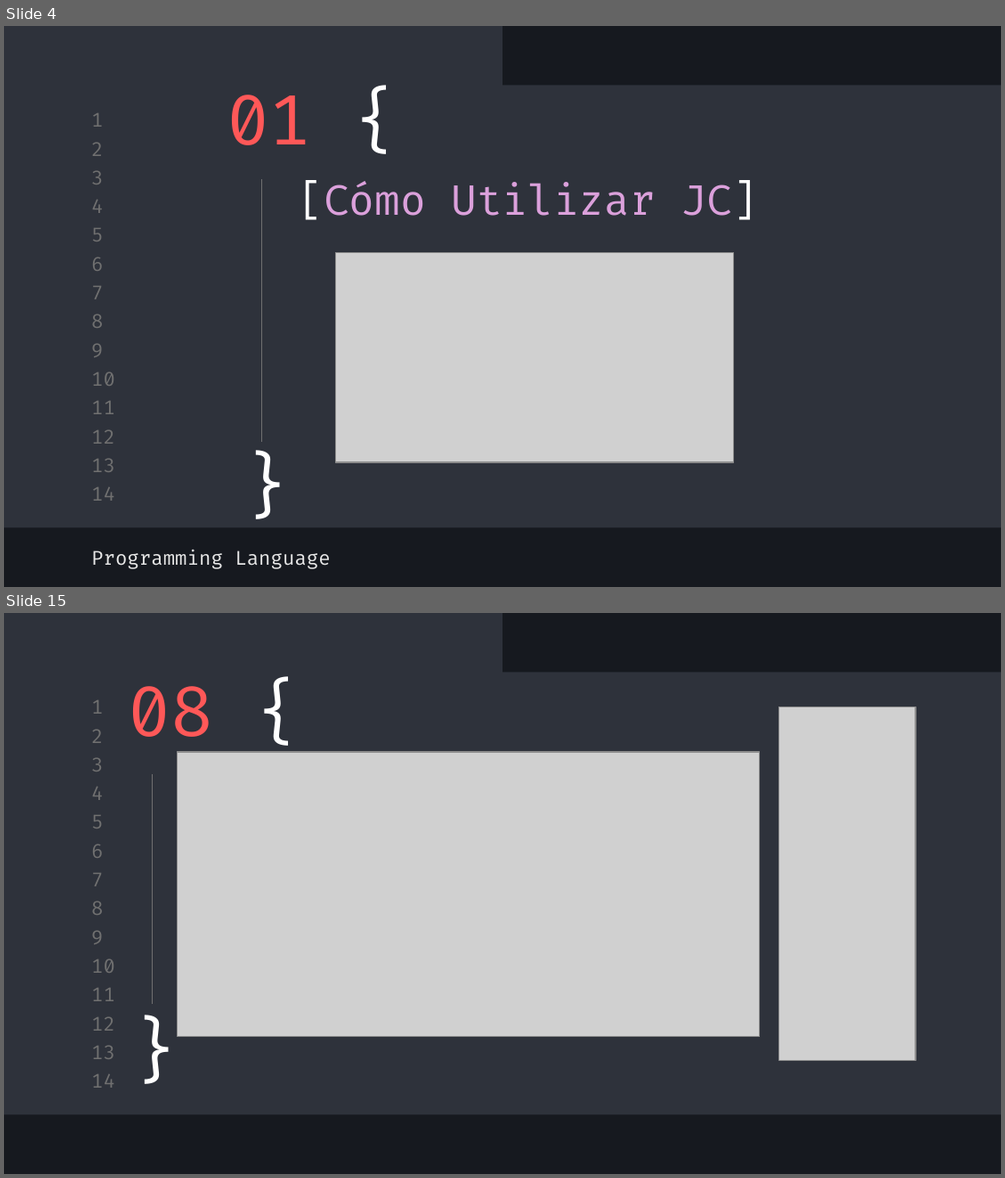
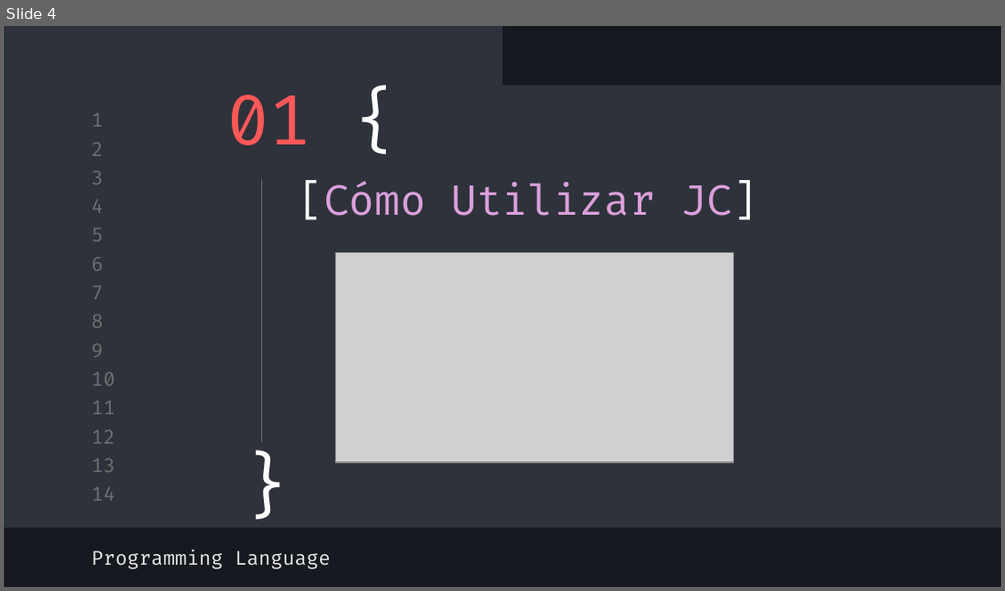
Before and after one commit to GonzaCS/vallaTechSummit-jetpack-compose, a slide deck: DevFest Jetpack Compose.pptx. Shown one above the other, each under a label of ours: slides 4 and 15 before the commit, slide 4 after it; the slides between them are not shown. The pictures are 1005x1178 and 1005x591 pixels, drawn with LibreOffice and Linux fonts; fonts in the diff are those of the drawing; grey boxes stand for pictures. Boxes give left, top, right and bottom in pixels: in the first picture for what was removed or moved away, otherwise in the second. Text is boxed around its words. In the diff, an @@ line names an element or a change of style, - is before the commit and + after.

```diff
--- a/DevFest Jetpack Compose.pptx
+++ b/DevFest Jetpack Compose.pptx
@@ slide 15 removed at <box>4,613,1001,1174</box>, background #16191F; not listed: 16 template elements that a slide beside it also shows @@
@@ title removed at <box>129,686,214,755</box> @@
-08 {
@@ picture removed at <box>779,706,916,1060</box> @@
@@ picture removed at <box>178,752,760,1037</box> @@
@@ line removed from (153, 774) to (153, 1004) @@
@@ text removed at <box>125,1004,179,1089</box> @@
-}
```
Also in this commit, not shown: 12 slides changed, 9 slides added, 8 other slides removed.
